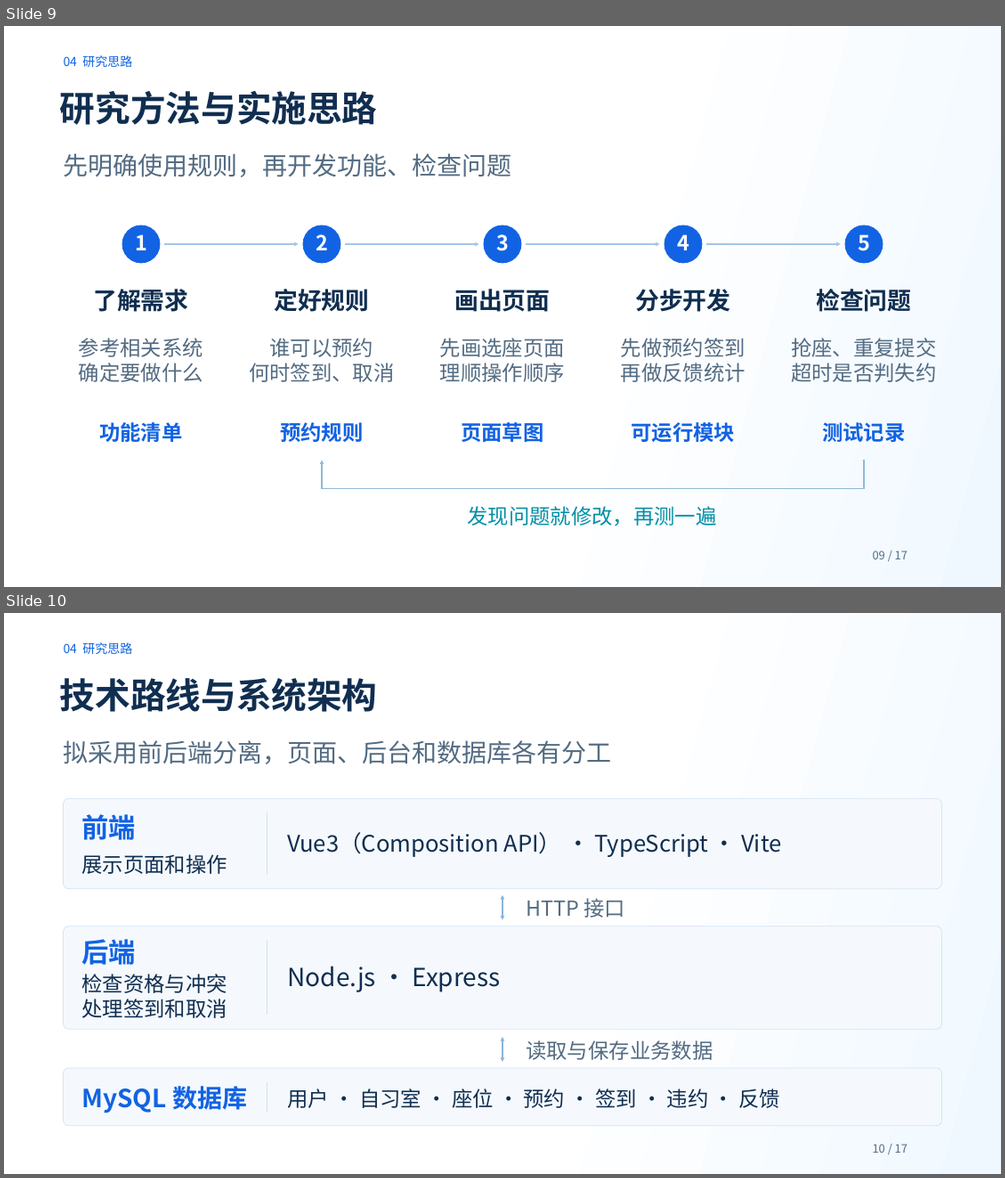
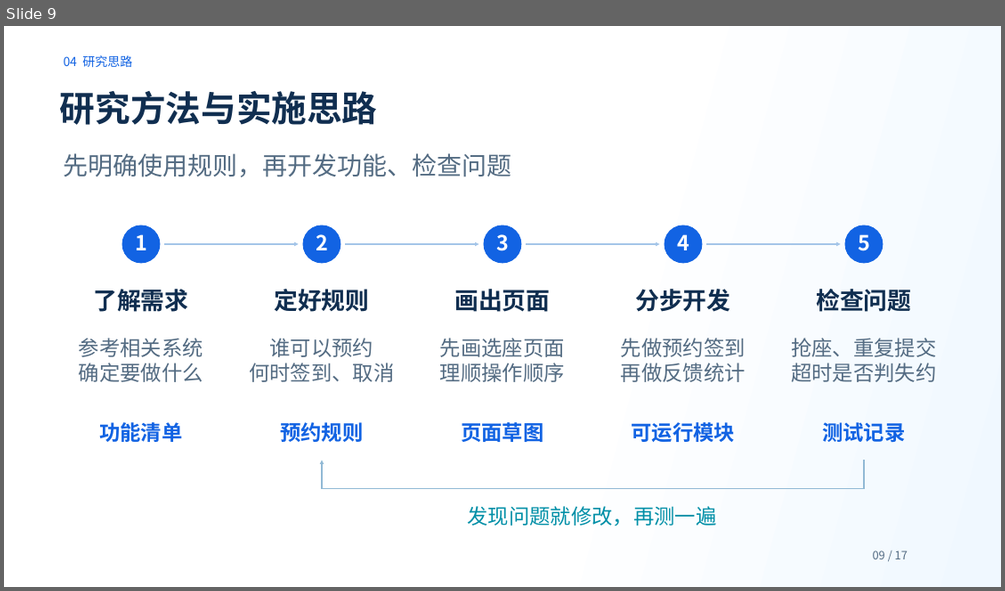
Before and after one commit to ls-5s/study-room-manage, a slide deck: docs/开题材料/校园自习室预约管理系统_开题答辩_完整精修版_17页.pptx. Shown one above the other, each under a label of ours: slides 9 and 10 before the commit, slide 9 after it. The pictures are 1005x1178 and 1005x591 pixels, drawn with LibreOffice and Linux fonts; fonts in the diff are those of the drawing. Boxes give left, top, right and bottom in pixels: in the first picture for what was removed or moved away, otherwise in the second. Text is boxed around its words. In the diff, an @@ line names an element or a change of style, - is before the commit and + after.

Commit message:
docs: 更新开题答辩PPT完整系统架构图

```diff
--- a/docs/开题材料/校园自习室预约管理系统_开题答辩_完整精修版_17页.pptx
+++ b/docs/开题材料/校园自习室预约管理系统_开题答辩_完整精修版_17页.pptx
@@ slide 10 removed at <box>4,613,1001,1174</box>, background gradient #FFFFFF to #F0F8FF @@
@@ text removed at <box>64,642,132,654</box> @@
-04 研究思路
@@ text removed at <box>60,678,378,712</box> @@
-技术路线与系统架构
@@ text removed at <box>64,740,612,764</box> @@
-拟采用前后端分离，页面、后台和数据库各有分工
@@ rounded rectangle removed at <box>63,798,942,889</box> @@
@@ text removed at <box>81,814,136,840</box> @@
-前端
@@ line removed from (267, 812) to (267, 875) @@
@@ text removed at <box>287,832,781,857</box> @@
-Vue3（Composition API） · TypeScript · Vite
@@ text removed at <box>81,854,227,874</box> @@
-展示页面和操作
@@ double arrow removed from (502, 895) to (502, 919) @@
@@ text removed at <box>526,898,625,917</box> @@
-HTTP 接口
@@ rounded rectangle removed at <box>63,926,942,1030</box> @@
@@ text removed at <box>81,939,136,965</box> @@
-后端
@@ line removed from (267, 941) to (267, 1015) @@
@@ text removed at <box>81,973,227,1018</box> @@
-检查资格与冲突
-处理签到和取消
@@ text removed at <box>287,965,500,992</box> @@
-Node.js · Express
@@ double arrow removed from (502, 1037) to (502, 1062) @@
@@ text removed at <box>526,1040,712,1060</box> @@
-读取与保存业务数据
@@ rounded rectangle removed at <box>63,1068,942,1126</box> @@
@@ text removed at <box>82,1086,247,1113</box> @@
-MySQL 数据库
@@ line removed from (267, 1082) to (267, 1111) @@
@@ text removed at <box>287,1088,780,1108</box> @@
-用户 · 自习室 · 座位 · 预约 · 签到 · 违约 · 反馈
@@ text removed at <box>873,1143,907,1152</box> @@
-10 / 17
```
Also in this commit, not shown: 1 slide added.
